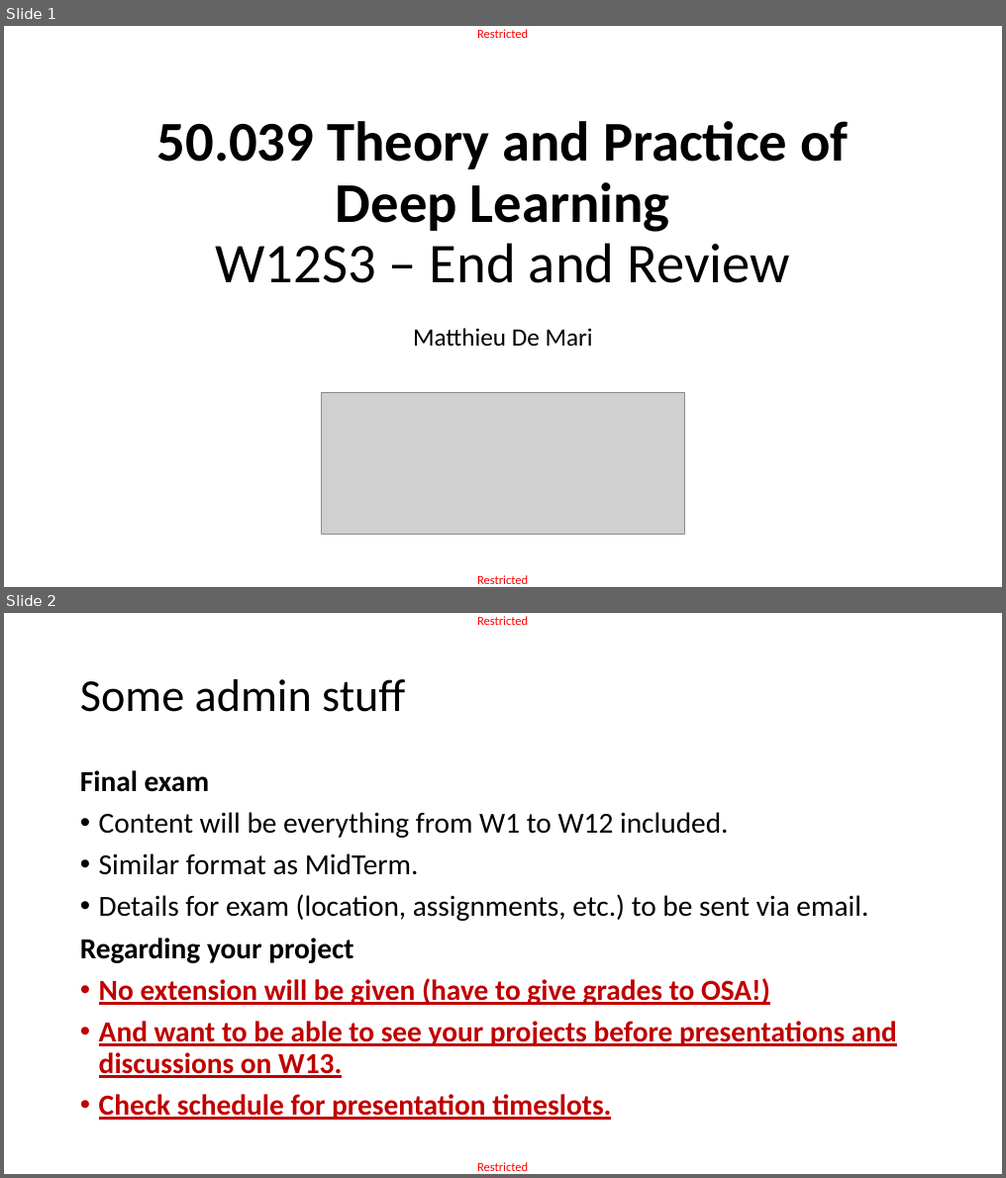
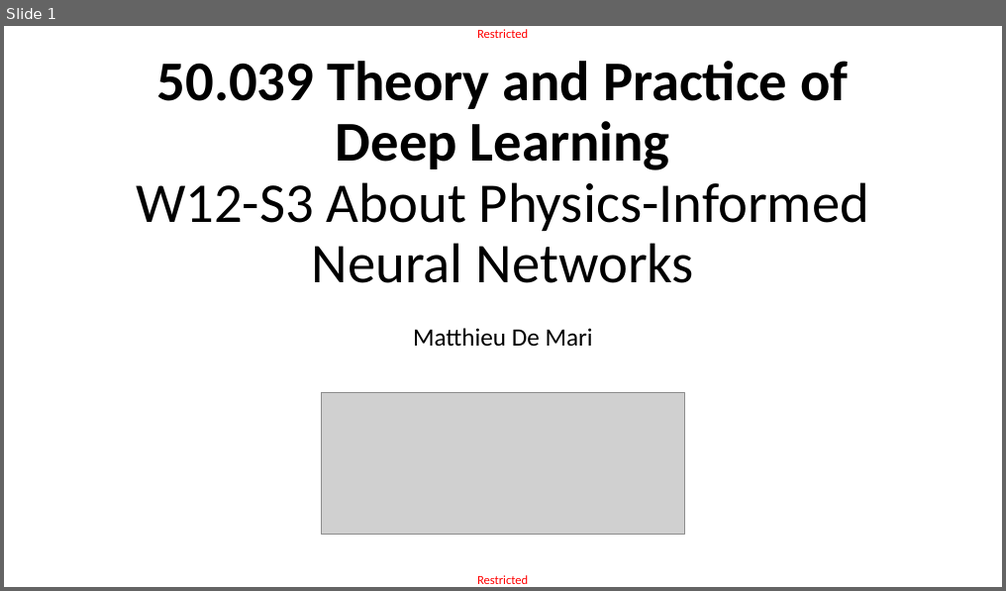
Before and after one commit to matthieudemari/SUTD_DL_50_039, a slide deck: W12/3. W12S3 final/W12S3.pptx. Shown one above the other, each under a label of ours: slides 1 and 2 before the commit, slide 1 after it. The pictures are 1006x1178 and 1006x591 pixels, drawn with LibreOffice and Linux fonts; fonts in the diff are those of the drawing; grey boxes stand for pictures. Boxes give left, top, right and bottom in pixels: in the first picture for what was removed or moved away, otherwise in the second. Text is boxed around its words. In the diff, an @@ line names an element or a change of style, - is before the commit and + after.

Commit message:
Adding materials for a lecture on Physics-Informed Neural Networks.

```diff
--- a/W12/3. W12S3 final/W12S3.pptx
+++ b/W12/3. W12S3 final/W12S3.pptx
@@ slide 2 removed at (4, 613, 1002, 1174), background #FFFFFF; not listed: 2 template elements that a slide beside it also shows @@
@@ title removed at (80, 679, 405, 712) @@
-Some admin stuff
@@ text removed at (80, 770, 897, 1120) @@
-Final exam
-• Content will be everything from W1 to W12 included.
-• Similar format as MidTerm.
-• Details for exam (location, assignments, etc.) to be sent via email.
-Regarding your project
-• No extension will be given (have to give grades to OSA!)
-• And want to be able to see your projects before presentations and discussions on W13.
-• Check schedule for presentation timeslots.
@@ slide 1 changed as well @@
@@ title at (136, 61, 869, 283): text changed; bold off @@
-50.039 Theory and Practice of
-Deep Learning
-W12S3 – End and Review
+50.039 Theory and Practice of
+Deep Learning
+W12-S3 About Physics-Informed
+Neural Networks
```
Also in this commit, not shown: 3 slides added, 38 other slides removed, 5 other files.
